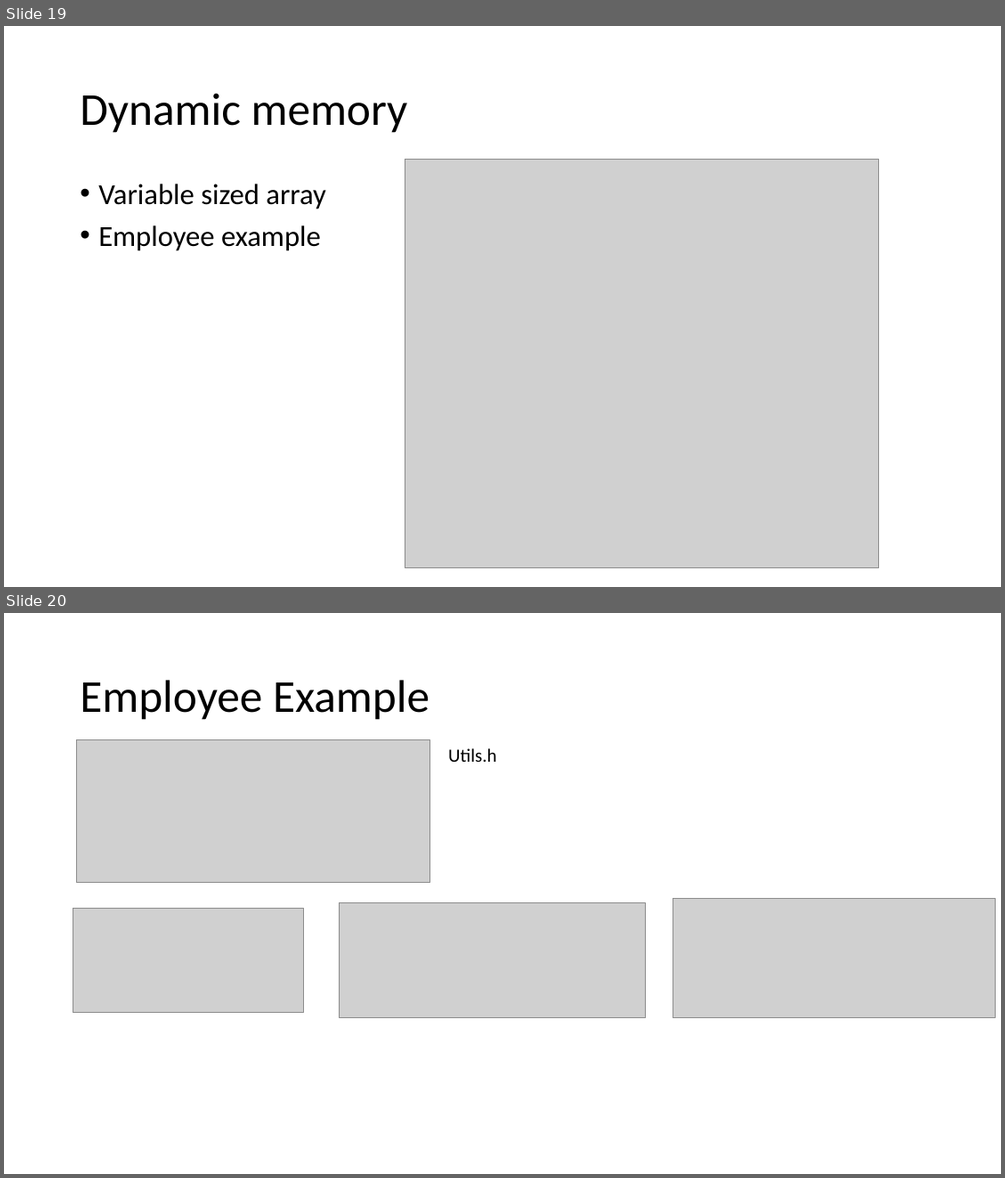
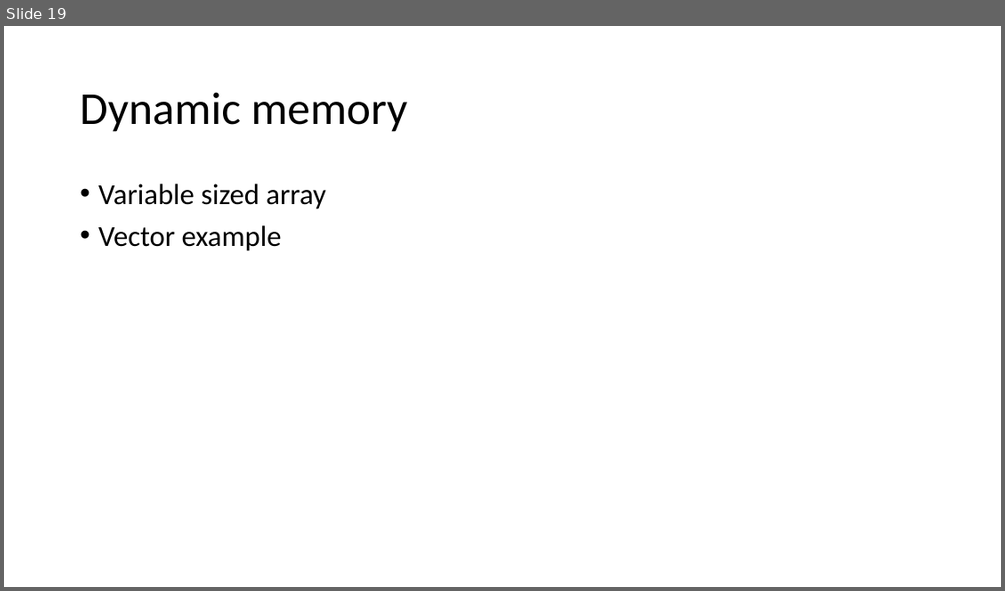
Before and after one commit to Vanshaj-Gugnani/OOP244-NHH-class-notes-, a slide deck: Lectures/Slides/Week2.pptx. Shown one above the other, each under a label of ours: slides 19 and 20 before the commit, slide 19 after it. The pictures are 1005x1178 and 1005x591 pixels, drawn with LibreOffice and Linux fonts; fonts in the diff are those of the drawing; grey boxes stand for pictures. Boxes give left, top, right and bottom in pixels: in the first picture for what was removed or moved away, otherwise in the second. Text is boxed around its words. In the diff, an @@ line names an element or a change of style, - is before the commit and + after.

```diff
--- a/Lectures/Slides/Week2.pptx
+++ b/Lectures/Slides/Week2.pptx
@@ slide 20 removed at <box>4,613,1001,1174</box>, background #FFFFFF @@
@@ text removed at <box>80,680,429,720</box> @@
-Employee Example
@@ picture removed at <box>77,740,429,882</box> @@
@@ text removed at <box>448,748,496,762</box> @@
-Utils.h
@@ picture removed at <box>340,903,646,1018</box> @@
@@ picture removed at <box>673,899,995,1018</box> @@
@@ picture removed at <box>73,908,303,1013</box> @@
@@ slide 19 changed as well @@
@@ picture removed at <box>404,160,879,568</box> @@
@@ text at <box>98,225,282,251</box>: text changed @@
-• Employee example
+• Vector example
```
Also in this commit, not shown: 1 slide added, 2 other slides removed.
